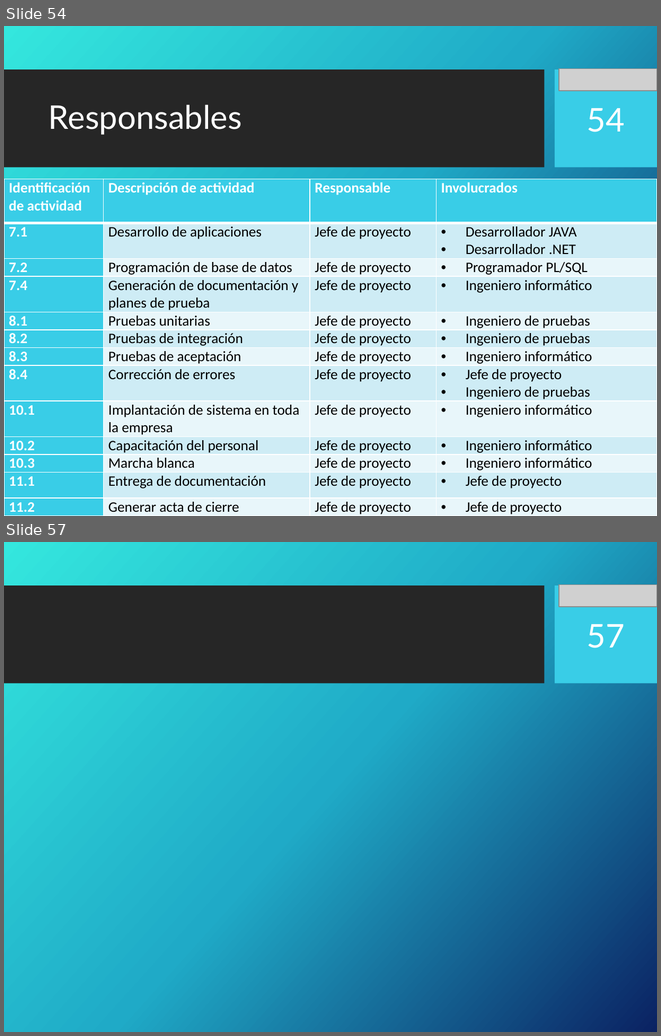
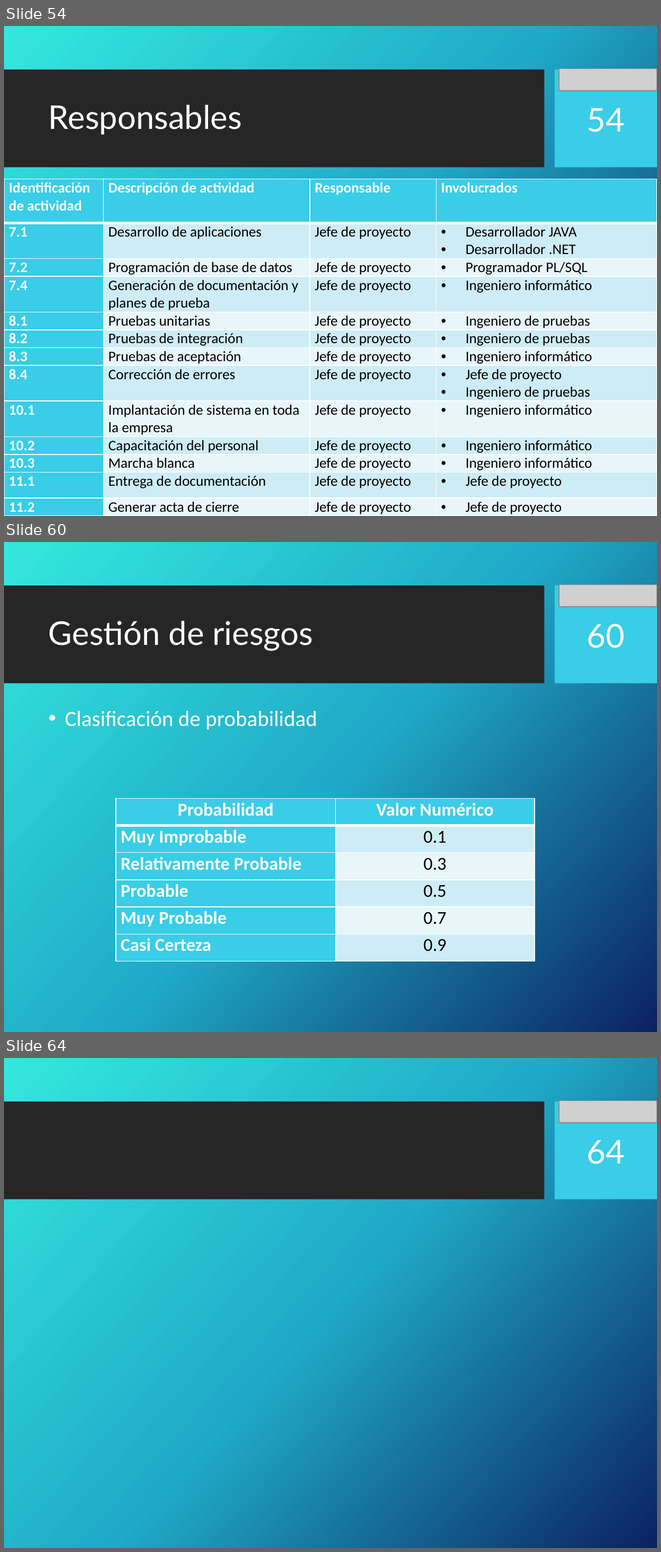
Before and after one commit to portafolio2016/hipocrates, a slide deck: docs/plan-de-proyecto/ppt-iteracion1.pptx. Shown one above the other, each under a label of ours: slides 54 and 57 before the commit, slides 54, 60 and 64 after it; the slides between them are not shown. The pictures are 661x1036 and 661x1552 pixels, drawn with LibreOffice and Linux fonts; fonts in the diff are those of the drawing; grey boxes stand for pictures; background and template pictures are left out. Boxes give left, top, right and bottom in pixels: in the first picture for what was removed or moved away, otherwise in the second. Text is boxed around its words. In the diff, an @@ line names an element or a change of style, - is before the commit and + after.

Commit message:
Agregado procesos de gestion  y gestion de riesgos

```diff
--- a/docs/plan-de-proyecto/ppt-iteracion1.pptx
+++ b/docs/plan-de-proyecto/ppt-iteracion1.pptx
@@ slide 60 added at [4, 542, 657, 1032], background picture (left out); not listed: 2 template elements that a slide beside it also shows @@
@@ picture added at [559, 585, 657, 607] @@
@@ title added at [49, 620, 313, 651], 36 pt, text #FFFFFF @@
+Gestión de riesgos
@@ page number added at [587, 624, 625, 648], 36 pt, text #FFFFFF @@
+60
@@ text added at [65, 711, 317, 730], 24 pt, text #FFFFFF @@
+• Clasificación de probabilidad
@@ table added at [116, 798, 535, 961], 6 rows, 2 columns @@
+Probabilidad | Valor Numérico
+Muy Improbable | 0.1
+Relativamente Probable | 0.3
+Probable | 0.5
+Muy Probable | 0.7
+Casi Certeza | 0.9
@@ what was slide 57 is now slide 64 @@
@@ page number at [587, 1140, 625, 1164]: text changed @@
-57
+64
```
Also in this commit, not shown: 2 slides changed, 8 other slides added, 2 slides removed.
